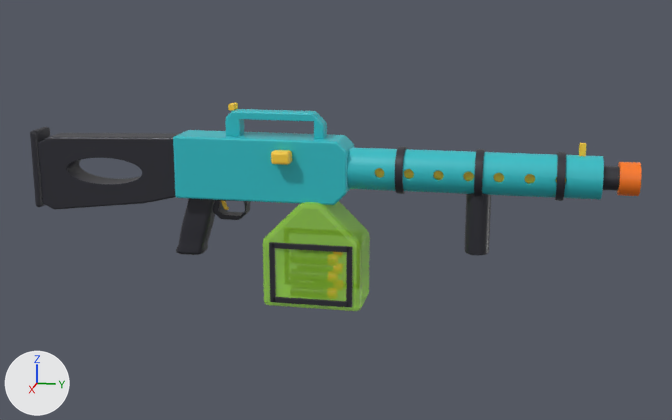
What one commit did to the glTF model public/models/blasters/B06.glb.
Camera for both pictures: a 50 mm camera at (1.414, 0.479, 0.383) aimed at (-0.003, 0.196, 0.029). Arrows for +X, +Y and +Z are at lower left; the lights stay in place. The first picture is the older version. Where no turn or scale is listed for an object, it has been applied to the vertices. Vertices at exactly the same position are counted once.

Before the edit, the objects in view are built like this:
```python
me_magazine_shell_mesh = bpy.data.meshes.new('Magazine shell mesh')
me_magazine_shell_mesh.from_pydata(...)  # 1062 vertices, 2132 faces; spans x -0.049..0.049, y -0.08..0.08, z -0.087..0.087
# faces by material slot: [164, 1416, 552]
me_magazine_shell_mesh.materials.append(mat_clear_lime)  # green #b6ff3b
me_magazine_shell_mesh.materials.append(mat_charcoal)  # dark grey #2b2b33
me_magazine_shell_mesh.materials.append(mat_safety_orange)  # orange #ff7a1a
me_receiver_mesh = bpy.data.meshes.new('Receiver mesh')
me_receiver_mesh.from_pydata(...)  # 5176 vertices, 10336 faces; spans x -0.036..0.036, y -0.312..0.654, z -0.055..0.195
# faces by material slot: [3368, 416, 5020, 768, 764]
me_receiver_mesh.materials.append(mat_teal)  # cyan #2fbfc8
me_receiver_mesh.materials.append(mat_foam_yellow)  # yellow #ffd23f
me_receiver_mesh.materials.append(mat_charcoal)  # dark grey #2b2b33
me_receiver_mesh.materials.append(mat_safety_orange)  # orange #ff7a1a
me_receiver_mesh.materials.append(mat_grip_charcoal)
ob_body = bpy.data.objects.new('body', me_receiver_mesh)
ob_body.location = (0.0, 0.0, 0.0)
ob_mag = bpy.data.objects.new('mag', me_magazine_shell_mesh)
ob_mag.location = (0.0, 0.165, -0.038)
```
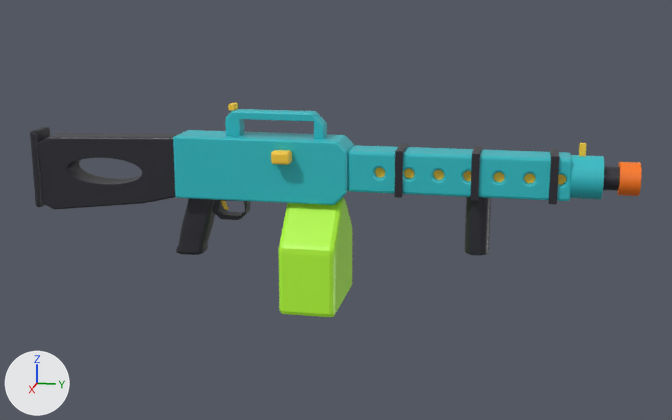
Location of each change, [x1, y1, x2, y2] in pixels of the pictures (672 x 420 px; the box of a moved part takes in the faces that stretch with it):
'mag', reshaped (31% narrower, 9% taller): before [263, 201, 370, 311]; after [278, 197, 352, 317]
part 1 of me_receiver_mesh, added (yellow): after [375, 168, 566, 185]
part 2 of me_receiver_mesh, rebuilt: before [395, 146, 407, 194]; after [394, 144, 408, 198]
part 3 of me_receiver_mesh, rebuilt (8% wider, 17% taller): before [474, 149, 485, 196]; after [470, 146, 482, 201]
part 4 of me_receiver_mesh, rebuilt: before [375, 168, 566, 183]; after [348, 145, 572, 201]
part 5 of me_receiver_mesh, added: after [548, 149, 560, 204]
part 6 of me_receiver_mesh, deleted: before [555, 152, 566, 201]
part 7 of me_receiver_mesh, built on: before [347, 147, 604, 200]; after [570, 155, 604, 200]
part 8 of me_magazine_shell_mesh, moved or reshaped: before [263, 201, 370, 311]; after [278, 197, 352, 317]
part 9 of me_magazine_shell_mesh, deleted: before [269, 242, 352, 308]

What the commit changed:
Material 'Foam lime' (mat_foam_lime) is new.
Its base color is (0.468, 1.0, 0.0437) (green #b6ff3b).
Its roughness is 0.4.
me_receiver_mesh is used by ob_body; location (0.0, 0.0, 0.0).
me_receiver_mesh had 5176 vertices, 10336 faces and spanned x -0.036..0.036, y -0.312..0.654, z -0.055..0.195.
me_receiver_mesh now has 3628 vertices, 7224 faces and spans x -0.035..0.035, y -0.312..0.654, z -0.055..0.195.
me_receiver_mesh part 1: a new loose piece, a box spanning x -0.022..0.022, y 0.225..0.55, z 0.074..0.122, in mat_foam_yellow (yellow #ffd23f).
me_receiver_mesh part 2: the loose piece of 480 vertices spanning x -0.036..0.036, y 0.294..0.306, z 0.061..0.134 is rebuilt with 56 vertices and now spans x -0.034..0.034, y 0.294..0.306, z 0.062..0.134.
me_receiver_mesh part 3: the loose piece of 480 vertices spanning x -0.036..0.036, y 0.414..0.426, z 0.061..0.134 is rebuilt with 56 vertices and now spans x -0.034..0.034, y 0.409..0.421, z 0.062..0.134.
me_receiver_mesh part 4: the loose piece of 48 vertices spanning x -0.024..0.024, y 0.225..0.595, z 0.074..0.122 is rebuilt with 968 vertices and now spans x -0.03..0.03, y 0.22..0.555, z 0.066..0.13, in mat_teal (cyan #2fbfc8).
me_receiver_mesh part 5: a new loose piece of 56 vertices spanning x -0.034..0.034, y 0.524..0.536, z 0.062..0.134, in mat_charcoal (dark grey #2b2b33).
me_receiver_mesh part 6: the loose piece of 480 vertices spanning x -0.036..0.036, y 0.534..0.546, z 0.061..0.134 is deleted.
me_receiver_mesh part 7: 1 vertex moved from x -0.005, y 0.6, z 0.066 to x 0.0, y 0.601, z 0.067; 1323 vertices removed from x -0.033..0.033, y 0.22..0.6, z 0.065..0.131; 119 vertices added at x -0.032..0.032, y 0.554..0.601, z 0.065..0.13.
me_magazine_shell_mesh is used by ob_mag; location (0.0, 0.165, -0.038).
me_magazine_shell_mesh had 1062 vertices, 2132 faces and spanned x -0.049..0.049, y -0.08..0.08, z -0.087..0.087.
me_magazine_shell_mesh no longer uses material mat_clear_lime (green #b6ff3b).
me_magazine_shell_mesh no longer uses material mat_charcoal (dark grey #2b2b33).
me_magazine_shell_mesh no longer uses material mat_safety_orange (orange #ff7a1a).
me_magazine_shell_mesh now has 84 vertices, 164 faces and spans x -0.08..0.08, y -0.045..0.045, z -0.087..0.087.
me_magazine_shell_mesh part 8: the loose piece of 84 vertices spanning x -0.045..0.045, y -0.08..0.08, z -0.087..0.087 is turned 90 degrees about the z axis through its middle, in mat_foam_lime (green #b6ff3b).
me_magazine_shell_mesh part 9: 14 loose pieces with 978 vertices, spanning x -0.049..0.049, y -0.067..0.066, z -0.078..0.021, are deleted.
me_magazine_shell_mesh gains material mat_foam_lime (green #b6ff3b).
